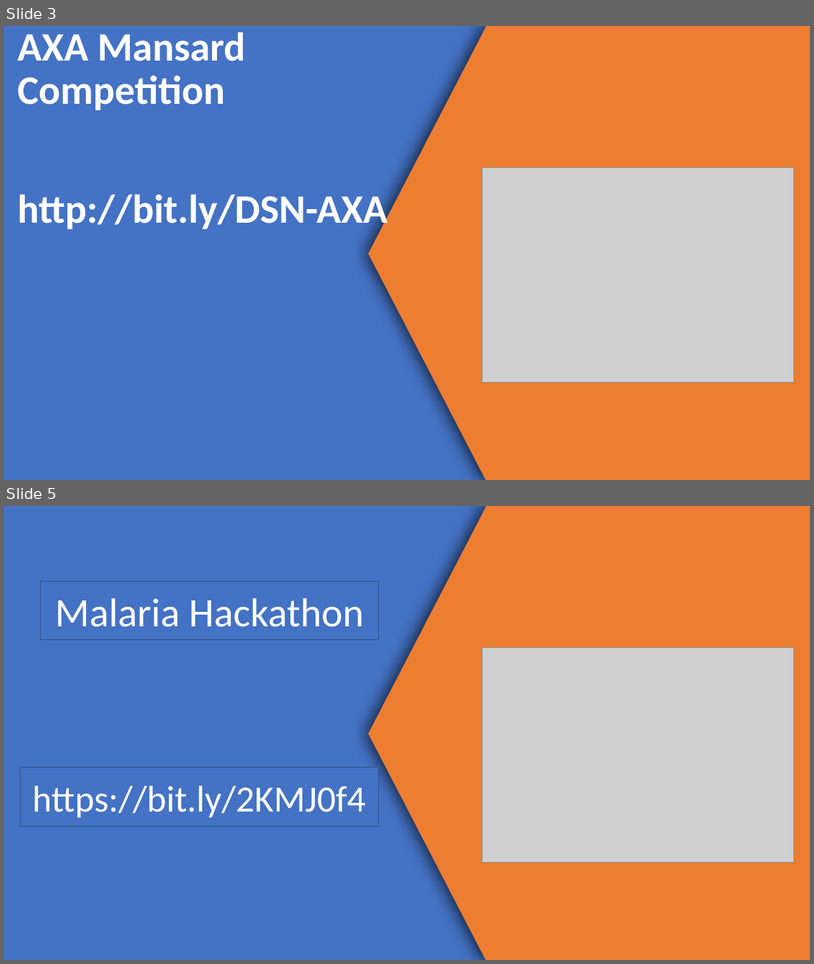
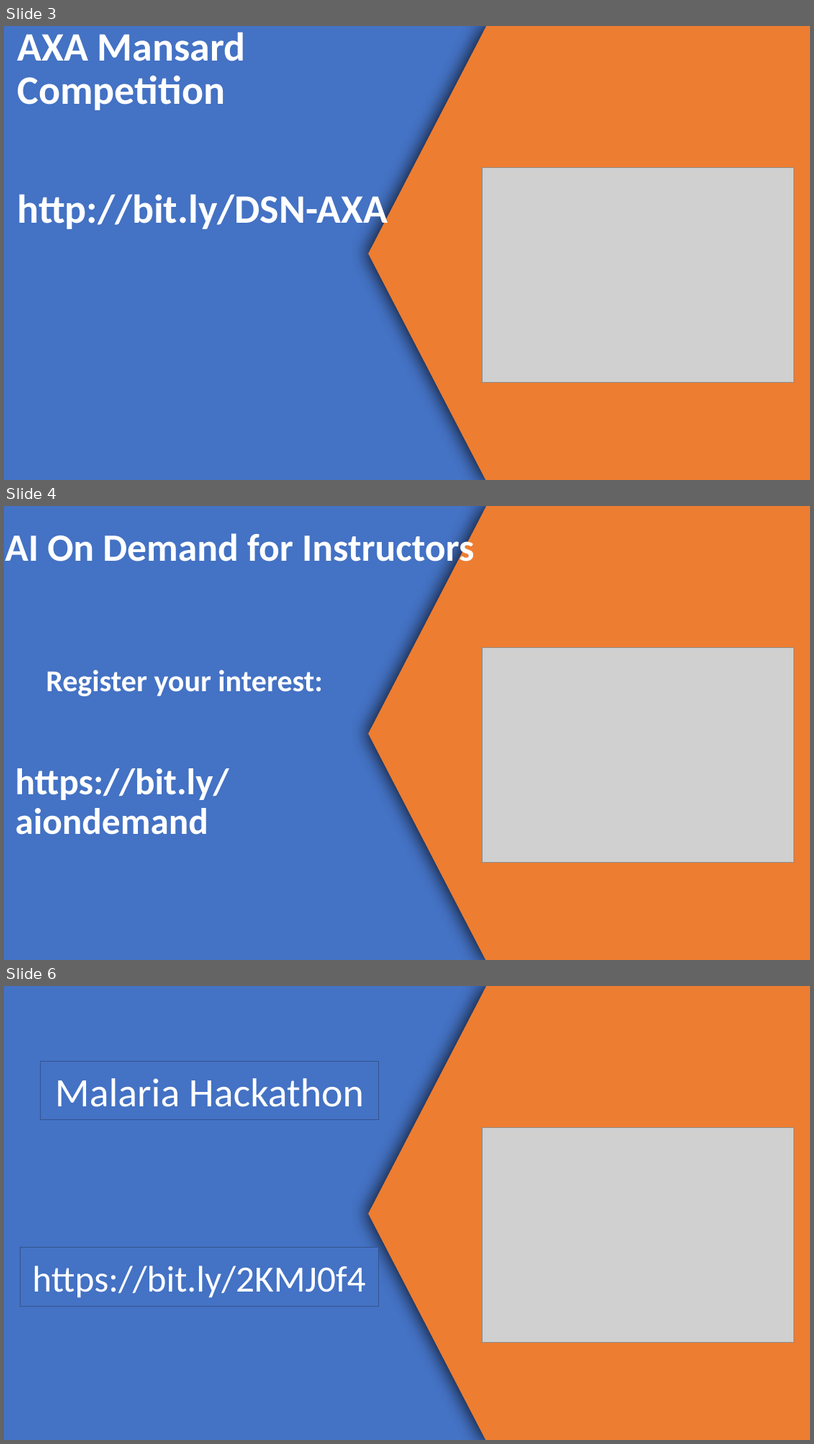
Before and after one commit to DataScienceNigeria/AIBootcamp-2019, a slide deck: Announcement.pptx. Shown one above the other, each under a label of ours: slides 3 and 5 before the commit, slides 3, 4 and 6 after it; the slides between them are not shown. The pictures are 814x964 and 814x1444 pixels, drawn with LibreOffice and Linux fonts; fonts in the diff are those of the drawing; grey boxes stand for pictures; background and template pictures are left out. Boxes give left, top, right and bottom in pixels: in the first picture for what was removed or moved away, otherwise in the second. Text is boxed around its words. In the diff, an @@ line names an element or a change of style, - is before the commit and + after.

```diff
--- a/Announcement.pptx
+++ b/Announcement.pptx
@@ slide 4 added at (x1=4, y1=506, x2=810, y2=960), background #FFFFFF; not listed: 3 template elements that a slide beside it also shows @@
@@ text added at (x1=5, y1=528, x2=474, y2=569), 46 pt, text #FFFFFF, bold @@
+AI On Demand for Instructors
@@ picture added at (x1=483, y1=648, x2=794, y2=862) @@
@@ text added at (x1=46, y1=669, x2=323, y2=696), 36 pt, text #FFFFFF, bold @@
+Register your interest:
@@ text added at (x1=16, y1=768, x2=229, y2=834), 44 pt, text #FFFFFF, bold @@
+https://bit.ly/aiondemand
@@ what was slide 5 is now slide 6 @@
```
Also in this commit, not shown: 1 slide changed.
